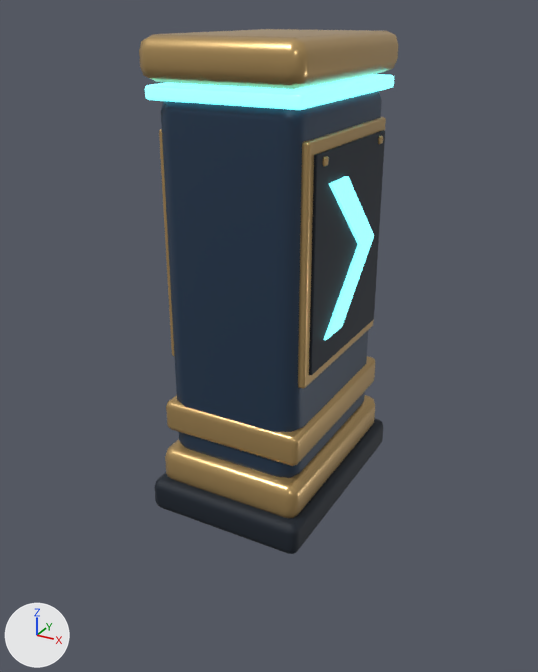
Before and after pictures for a commit that changed the glTF model assets/kart/production/details/lumo_guide_beacon.glb.
The view is the same before and after, from a 50 mm lens placed at (0.957, -1.791, 1.375), pointed at (-0.021, -0.013, 0.486). The axes (+X, +Y, +Z) are drawn at lower left. The lights are the same throughout. The picture after the commit comes second. Vertices at exactly the same position are counted once.

The scene before the commit, as lines of its bpy script (objects in view):
```python
me_cube_015 = bpy.data.meshes.new('Cube.015')
me_cube_015.from_pydata(...)  # 864 vertices, 1660 faces; spans x -0.24..0.24, y -0.34..0.34, z 0.0..1.32
# faces by material slot: [324, 972, 216, 148]
me_cube_015.materials.append(mat_guide_inset)  # black #101c29
me_cube_015.materials.append(mat_guide_trim)  # orange #c6a46b
me_cube_015.materials.append(mat_guide_body)  # dark blue #233951
me_cube_015.materials.append(mat_guide_signal)  # cyan #72e6ed, glowing cyan #7bf7ff
ob_lumo_guide_beacon = bpy.data.objects.new('lumo_guide_beacon', me_cube_015)
ob_lumo_guide_beacon.location = (0.0, 0.0, 0.0)
```
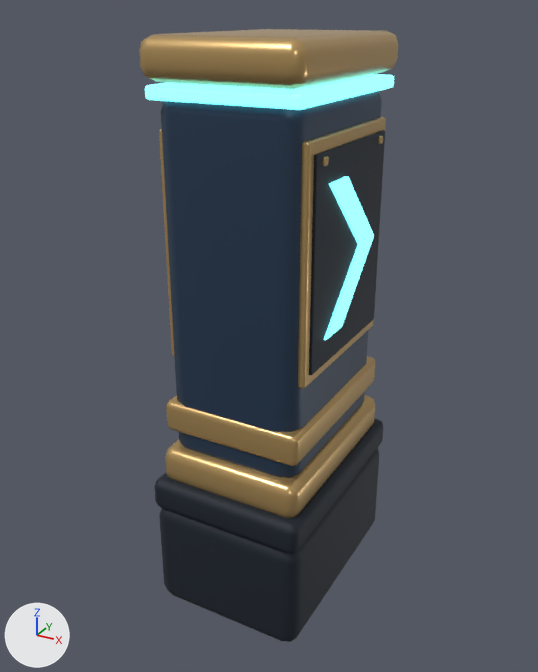
Changed parts and their boxes [x1, y1, x2, y2] in the pictures (538 x 672 px):
'lumo_guide_beacon', reshaped (17% taller): before [139, 29, 398, 554]; after [139, 29, 398, 642]
part 1 of me_cube_015, added: after [159, 448, 379, 642]

Patch to the scene script:
```diff
--- a/assets/kart/production/details/lumo_guide_beacon.glb.py
+++ b/assets/kart/production/details/lumo_guide_beacon.glb.py
@@ me_cube_015 @@
 # used by ob_lumo_guide_beacon; location = (0.0, 0.0, 0.0)
-me_cube_015.from_pydata(...)  # 864 vertices, 1660 faces; spans x -0.24..0.24, y -0.34..0.34, z 0.0..1.32
+me_cube_015.from_pydata(...)  # 920 vertices, 1768 faces; spans x -0.24..0.24, y -0.34..0.34, z -0.34..1.32
+# me_cube_015 part 1: a new loose piece of 56 vertices spanning x -0.24..0.24, y -0.34..0.34, z -0.34..0.015, in mat_guide_inset (black #101c29)
 me_cube_015.materials.append(mat_guide_inset)
```
